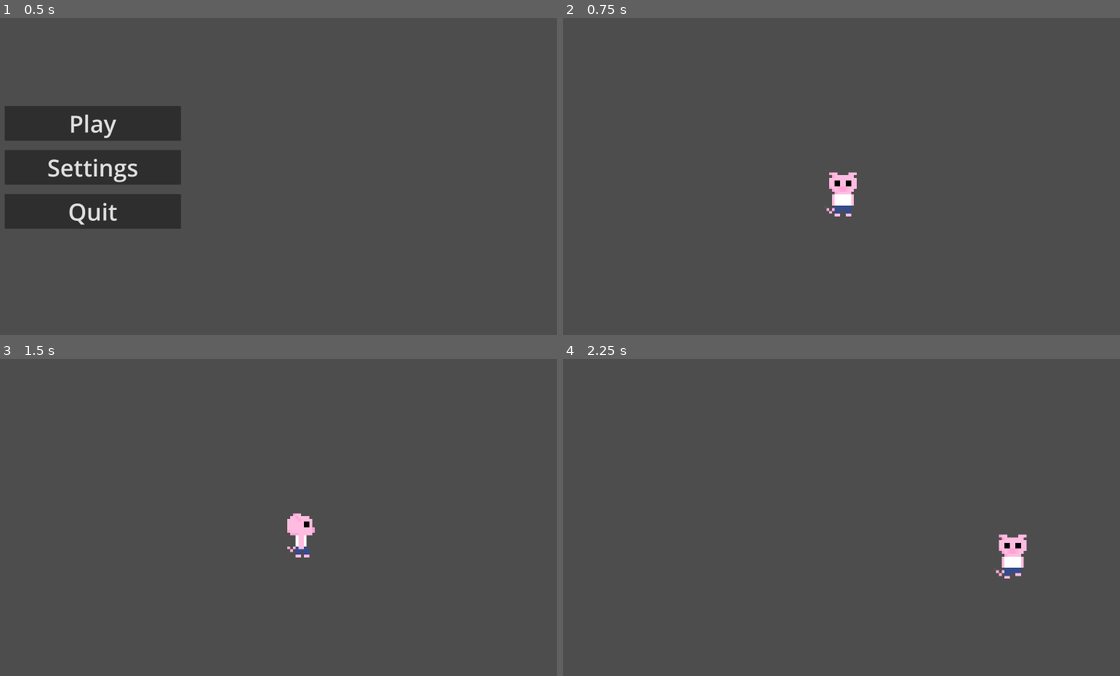
Above: before the commit, frames 1-4 (two rows, left to right).
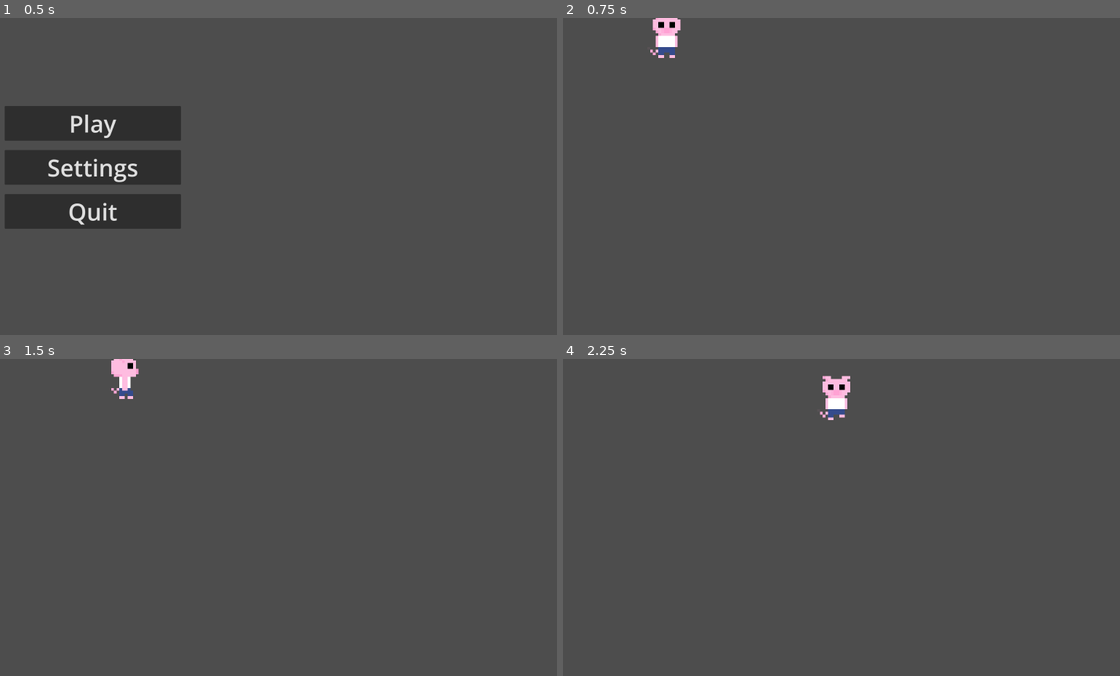
Above: after the commit, the same moments.

Repository: VeryVeryCoolName/atestathorror
Game: Godot game, scene res://Scenes/main_menu.tscn
Two runs of this game, one before a commit and one after it. Both use one fixed random seed, a clock stepped at 60 frames per second and the inputs below.
Inputs:
- Up to frame 1 (0.5 s): no input
- Up to frame 2 (0.75 s): click "Play" at 0.5 s
- Up to frame 3 (1.5 s): tap Enter at 1.25 s; hold D (MoveRight) from 1.28 s (still down); tap Z (Attack) at 1.35 s
- Up to frame 4 (2.25 s): release D (MoveRight) at 2.03 s; hold S (MoveDown) from 2.03 s (still down); tap Z (Attack) at 2.1 s

Frame 1 is identical in both runs. In frame 2, 1.0% of the frame differs, in the area x 15-53%, y 0-63%; in frame 3, 0.9%; in frame 4, 1.1%, in the area x 46-84%, y 5-70%.

Commit message:
Camera script

Diff:
--- a/Scenes/game.tscn
+++ b/Scenes/game.tscn
@@ -1,6 +1,7 @@
-[gd_scene load_steps=19 format=3 uid="uid://qt58swgp7716"]
+[gd_scene load_steps=20 format=3 uid="uid://qt58swgp7716"]
 
 [ext_resource type="Script" uid="uid://bk6bio18r35n4" path="res://Scripts/player.gd" id="1_ebmjs"]
+[ext_resource type="Script" uid="uid://d3gstux5dn6sj" path="res://Scripts/cameracontroller.gd" id="1_nnt18"]
 [ext_resource type="Texture2D" uid="uid://snot1g3hrdef" path="res://Assets/Sprites/Player/Movement/piggy_pc_down3.png" id="2_nb51f"]
 [ext_resource type="AudioStream" uid="uid://c6gtnu1gvs8mu" path="res://music/gamemusic.mp3" id="2_qxrlw"]
 [ext_resource type="Texture2D" uid="uid://dp7sh4lr1jpbm" path="res://Assets/Sprites/Player/piggy_pc_down.png" id="2_wrm1d"]
@@ -86,6 +87,9 @@
 [node name="game" type="Node2D"]
 
 [node name="Camera2D" type="Camera2D" parent="."]
+script = ExtResource("1_nnt18")
+board_size = Vector2(1200, 1080)
+player_path = NodePath("../PlayerCharacter")
 
 [node name="PlayerCharacter" type="CharacterBody2D" parent="."]
 script = ExtResource("1_ebmjs")
--- /dev/null
+++ b/Scripts/cameracontroller.gd
@@ -0,0 +1,40 @@
+extends Camera2D
+@export var board_size := Vector2(320, 180) # nu merge bine???? nu stiu de ce
+@export var transition_time := 0.3
+@export var player_path: NodePath
+var current_board := Vector2.ZERO
+var player: PlayerCharacter
+var transitioning := false
+
+func _ready():
+	player = get_node(player_path)
+	current_board = get_board_pos(player.global_position)
+	global_position = board_center(current_board)
+	make_current()
+
+func _process(delta):
+	if transitioning:
+		return
+
+	var new_board = get_board_pos(player.global_position)
+	if new_board != current_board:
+		start_transition(new_board)
+
+func get_board_pos(pos: Vector2) -> Vector2:
+	return Vector2(floor(pos.x / board_size.x), floor(pos.y / board_size.y))
+
+func board_center(board: Vector2) -> Vector2:
+	return board * board_size + board_size / 2
+
+func start_transition(new_board: Vector2):
+	transitioning = true
+	current_board = new_board
+	player.freeze = true
+	var target = board_center(new_board)
+	var tween = create_tween()
+	tween.tween_property(self, "global_position", target, transition_time).set_trans(Tween.TRANS_SINE).set_ease(Tween.EASE_IN_OUT)
+	tween.connect("finished", Callable(self, "_on_transition_finished"))
+
+func _on_transition_finished():
+	player.freeze = false
+	transitioning = false
--- a/Scripts/player.gd
+++ b/Scripts/player.gd
@@ -7,8 +7,12 @@
 var is_attacking: bool = false
 @onready var attack_area = $AttackArea
 @onready var animated_sprite = $AnimatedSprite2D
+var freeze : = false
 
 func _process(delta):
+	if freeze:
+		velocity = Vector2.ZERO
+		return
 	if not is_attacking:
 		direction.x = Input.get_action_strength("MoveRight") - Input.get_action_strength("MoveLeft")
 		direction.y = Input.get_action_strength("MoveDown") - Input.get_action_strength("MoveUp")
Not shown, added: Scripts/cameracontroller.gd.uid
